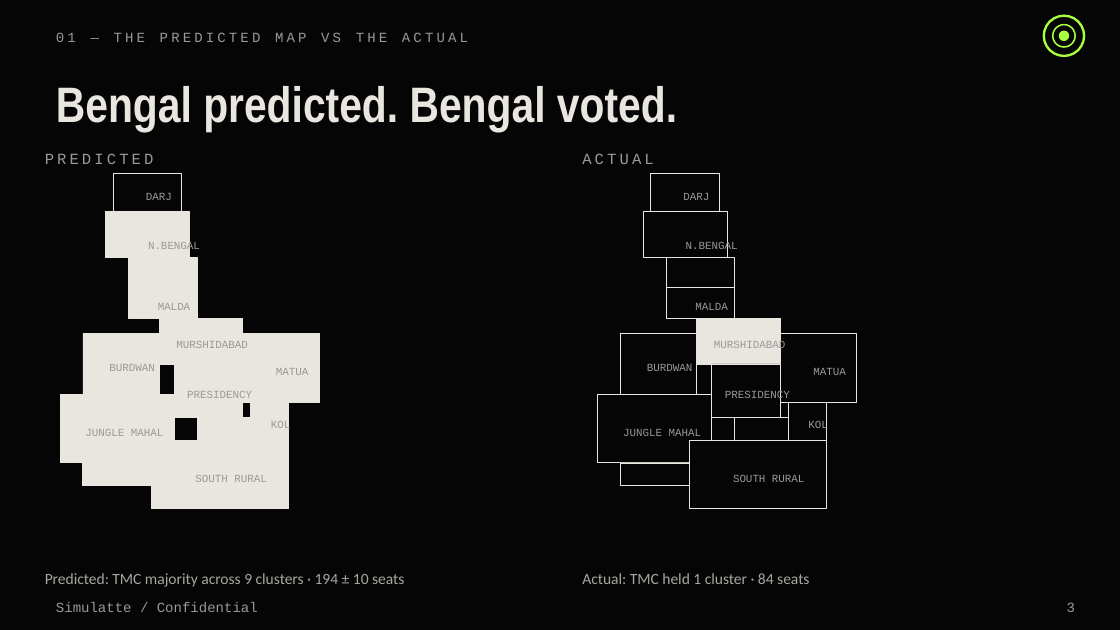
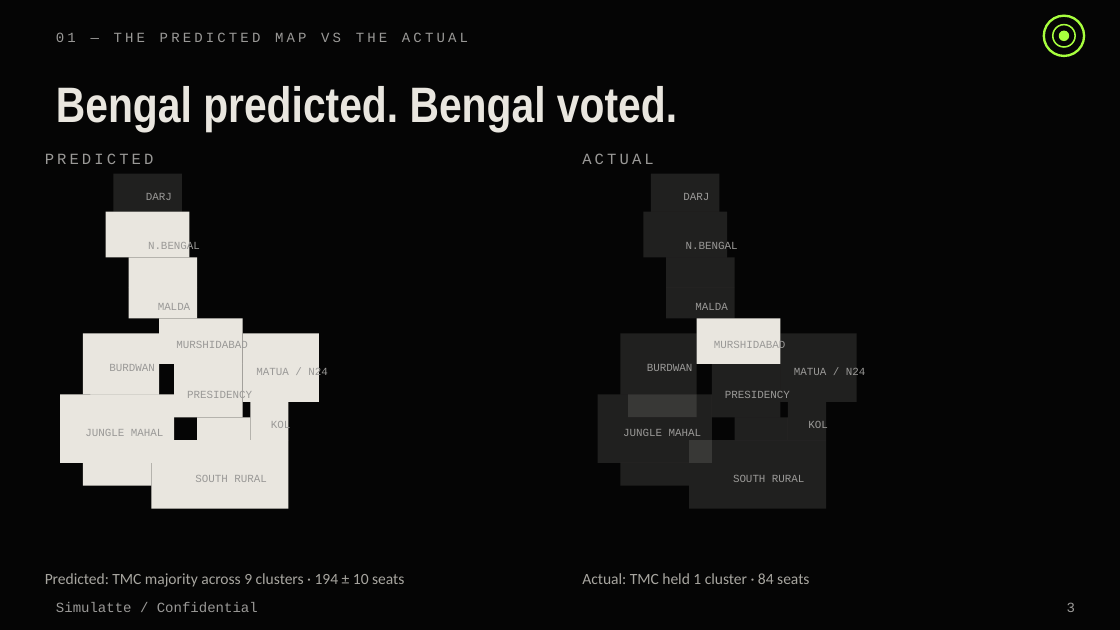
Before and after one commit to Iqbalahmed7/simulatte-popscale, a slide deck: slide 3 of engineering/wb_2026_postmortem_deck.pptx. Drawn at 1120x630 pixels with LibreOffice and Linux fonts; fonts in the diff are those of the drawing. Boxes give left, top, right and bottom in pixels: in the first picture for what was removed or moved away, otherwise in the second. Text is boxed around its words. In the diff, an @@ line names an element or a change of style, - is before the commit and + after.

```diff
--- a/engineering/wb_2026_postmortem_deck.pptx
+++ b/engineering/wb_2026_postmortem_deck.pptx
@@ outline #E9E6DF 0.5 pt to none in 14 elements at (x1=105, y1=212, x2=189, y2=258), (x1=129, y1=258, x2=197, y2=288), (x1=129, y1=288, x2=197, y2=318), (x1=159, y1=318, x2=243, y2=364), (x1=83, y1=334, x2=159, y2=394), (x1=91, y1=394, x2=159, y2=417), (x1=243, y1=334, x2=319, y2=402), (x1=60, y1=394, x2=175, y2=463), (x1=83, y1=463, x2=151, y2=485), (x1=175, y1=364, x2=243, y2=418), (x1=197, y1=418, x2=251, y2=440), (x1=251, y1=402, x2=289, y2=440), (x1=151, y1=440, x2=288, y2=508), (x1=697, y1=318, x2=781, y2=364) @@
@@ text at (x1=256, y1=367, x2=328, y2=378): text changed @@
-MATUA
+MATUA / N24
@@ text at (x1=794, y1=368, x2=866, y2=375): text changed @@
-MATUA
+MATUA / N24
@@ fill #050505 to #E9E6DF at 12% opacity; outline #E9E6DF 0.5 pt to none in 14 elements at (x1=113, y1=174, x2=181, y2=212), (x1=651, y1=174, x2=719, y2=212), (x1=643, y1=212, x2=727, y2=258), (x1=666, y1=258, x2=735, y2=288), (x1=666, y1=288, x2=735, y2=318), (x1=620, y1=334, x2=697, y2=394), (x1=628, y1=394, x2=697, y2=417), (x1=781, y1=334, x2=857, y2=402), (x1=598, y1=394, x2=712, y2=463), (x1=620, y1=463, x2=689, y2=485), (x1=712, y1=364, x2=781, y2=418), (x1=735, y1=418, x2=788, y2=440), (x1=788, y1=402, x2=827, y2=440), (x1=689, y1=440, x2=825, y2=508) @@
```
Also in this commit, not shown: 10 other slides changed, 13 other files.
